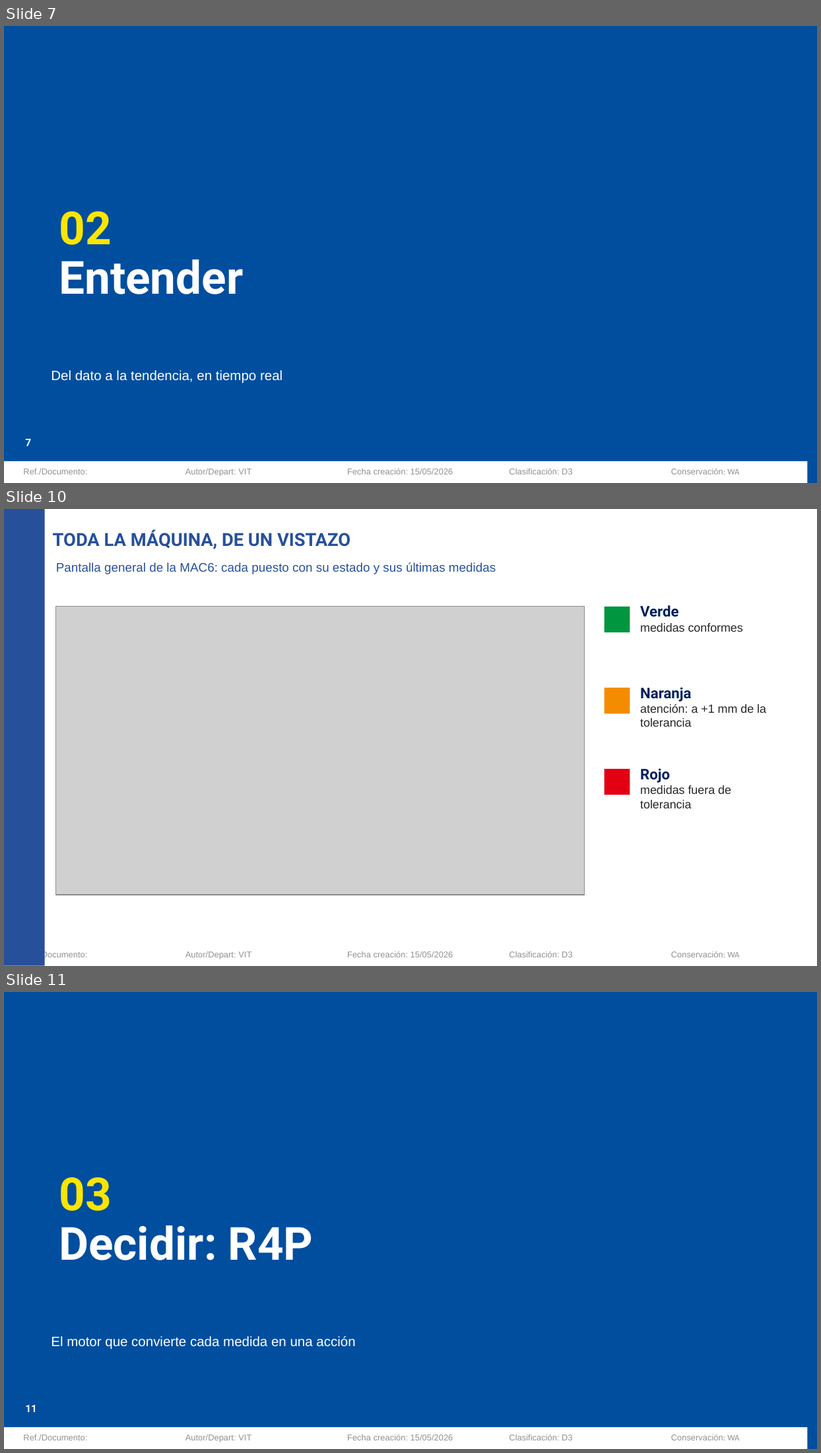
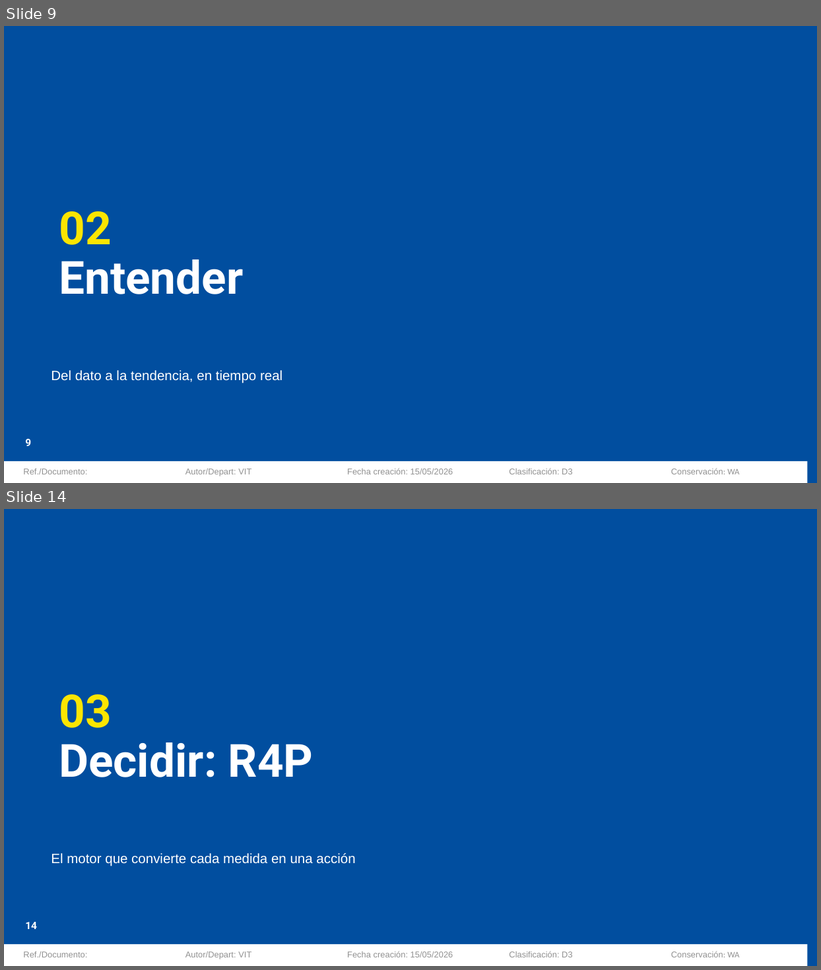
Before and after one commit to Asierenux/blank-app, a slide deck: presentaciones/Michelin_Hyundai_Fabricacion_Digital_ES.pptx. Shown one above the other, each under a label of ours: slides 7, 10 and 11 before the commit, slides 9 and 14 after it; the slides between them are not shown. The pictures are 821x1453 and 821x970 pixels, drawn with LibreOffice and Linux fonts; fonts in the diff are those of the drawing; grey boxes stand for pictures; background and template pictures are left out. Boxes give left, top, right and bottom in pixels: in the first picture for what was removed or moved away, otherwise in the second. Text is boxed around its words. In the diff, an @@ line names an element or a change of style, - is before the commit and + after.

```diff
--- a/presentaciones/Michelin_Hyundai_Fabricacion_Digital_ES.pptx
+++ b/presentaciones/Michelin_Hyundai_Fabricacion_Digital_ES.pptx
@@ slide 10 removed at <box>4,509,817,966</box>, background #FFFFFF; not listed: 5 template elements that a slide beside it also shows @@
@@ rectangle removed at <box>4,509,45,966</box> @@
@@ title removed at <box>53,529,350,549</box> @@
-TODA LA MÁQUINA, DE UN VISTAZO
@@ text removed at <box>56,562,496,574</box> @@
-Pantalla general de la MAC6: cada puesto con su estado y sus últimas medidas
@@ picture removed at <box>56,607,585,895</box> @@
@@ rectangle removed at <box>604,607,630,632</box> @@
@@ text removed at <box>640,605,743,632</box> @@
-Verde
-medidas conformes
@@ rectangle removed at <box>604,688,630,714</box> @@
@@ text removed at <box>640,687,766,727</box> @@
-Naranja
-atención: a +1 mm de la tolerancia
@@ rectangle removed at <box>604,769,630,795</box> @@
@@ text removed at <box>640,768,731,809</box> @@
-Rojo
-medidas fuera de tolerancia
@@ what was slide 7 is now slide 9 @@
@@ page number at <box>25,439,31,446</box>: text changed @@
-7
+9
@@ what was slide 11 is now slide 14 @@
@@ page number at <box>25,922,37,929</box>: text changed @@
-11
+14
```
Also in this commit, not shown: 10 slides changed, 10 slides added, 2 other slides removed.
